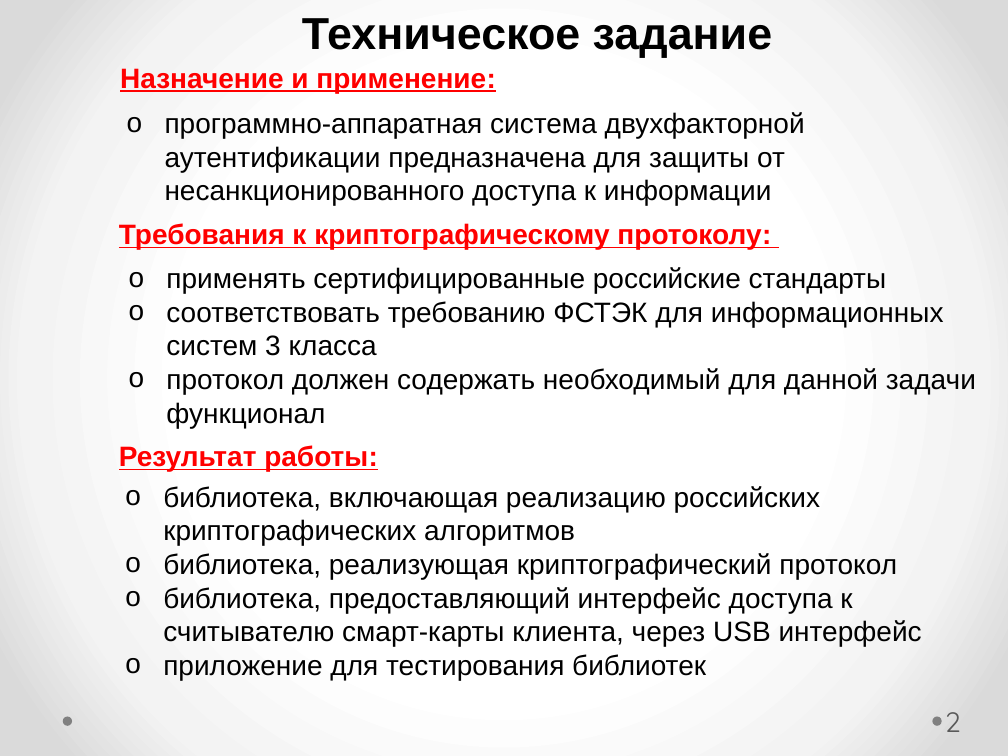
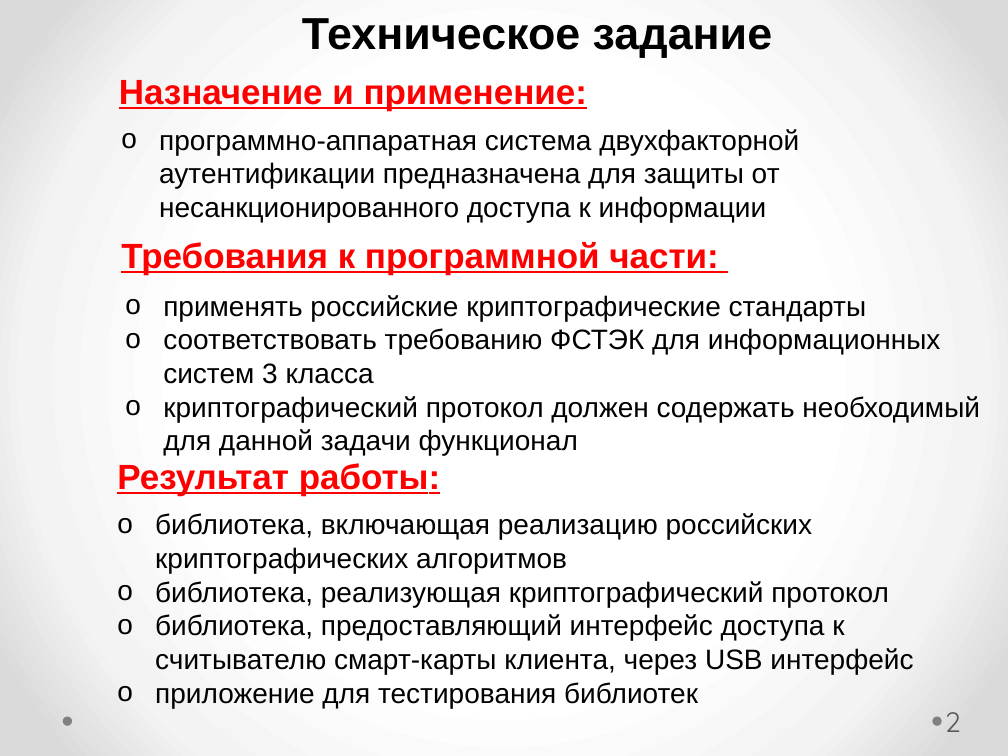
Before and after one commit to romanivanov21/tk_project_windows, a slide deck: slide 2 of ВКР (выпускная квалификационная работа)/MP-49_Ivanov_Roman_present.pptx. Drawn at 1008x756 pixels with LibreOffice and Linux fonts; fonts in the diff are those of the drawing. Boxes give left, top, right and bottom in pixels: in the first picture for what was removed or moved away, otherwise in the second. Text is boxed around its words. In the diff, an @@ line names an element or a change of style, - is before the commit and + after.

```diff
--- a/ВКР (выпускная квалификационная работа)/MP-49_Ivanov_Roman_present.pptx
+++ b/ВКР (выпускная квалификационная работа)/MP-49_Ivanov_Roman_present.pptx
@@ text "Назначение и применение:" moved from (x1=120, y1=68, x2=496, y2=93) to (x1=119, y1=80, x2=588, y2=111) @@
@@ text "Назначение и применение:" at (x1=119, y1=80, x2=588, y2=111): size 20 to 25 pt @@
@@ text "программно-аппаратная система двухфакторной аутентификации п ..." moved from (x1=165, y1=112, x2=805, y2=206) to (x1=159, y1=129, x2=799, y2=222) @@
@@ text at (x1=121, y1=242, x2=718, y2=274): text changed; size 20 to 25 pt @@
-Требования к криптографическому протоколу:
+Требования к программной части:
@@ text "применять российские криптографические стандарты" moved from (x1=166, y1=267, x2=976, y2=428) to (x1=163, y1=295, x2=980, y2=455) @@
@@ text at (x1=163, y1=295, x2=867, y2=321): text changed @@
-o применять сертифицированные российские стандарты
+o применять российские криптографические стандарты
@@ text at (x1=163, y1=396, x2=980, y2=455): text changed @@
-o протокол должен содержать необходимый для данной задачи функционал
+o криптографический протокол должен содержать необходимый для данной задачи функционал
@@ text "Результат работы:" at (x1=117, y1=463, x2=440, y2=496): size 20 to 25 pt @@
@@ text "Результат работы:" moved from (x1=119, y1=445, x2=378, y2=471) to (x1=117, y1=463, x2=440, y2=496) @@
@@ text "библиотека, включающая реализацию российских криптографическ ..." moved from (x1=163, y1=486, x2=922, y2=680) to (x1=155, y1=513, x2=913, y2=708) @@
```
Also in this commit, not shown: 6 other slides changed, 3 slides added, 5 slides removed, 1 other file.
